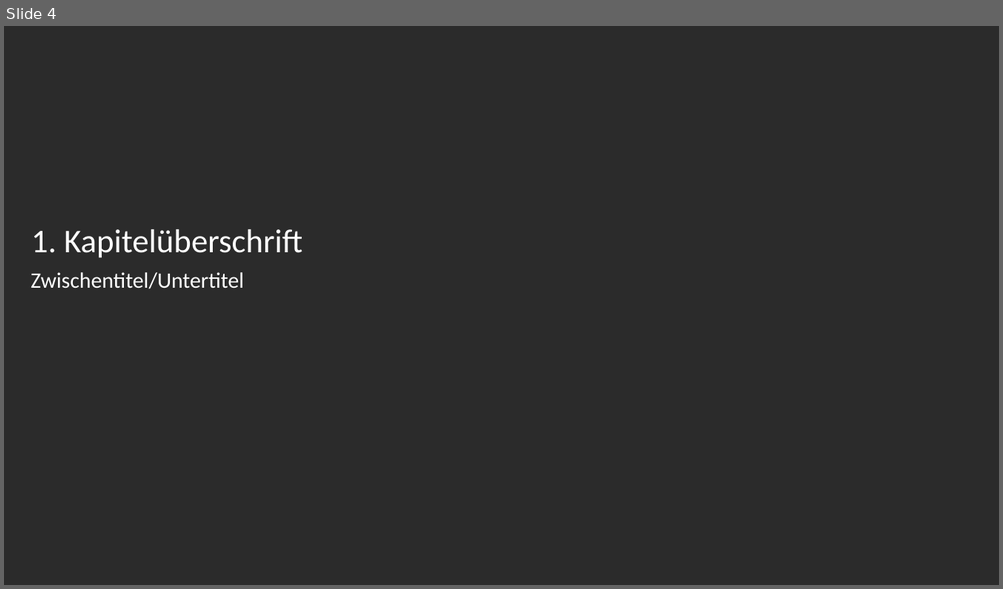
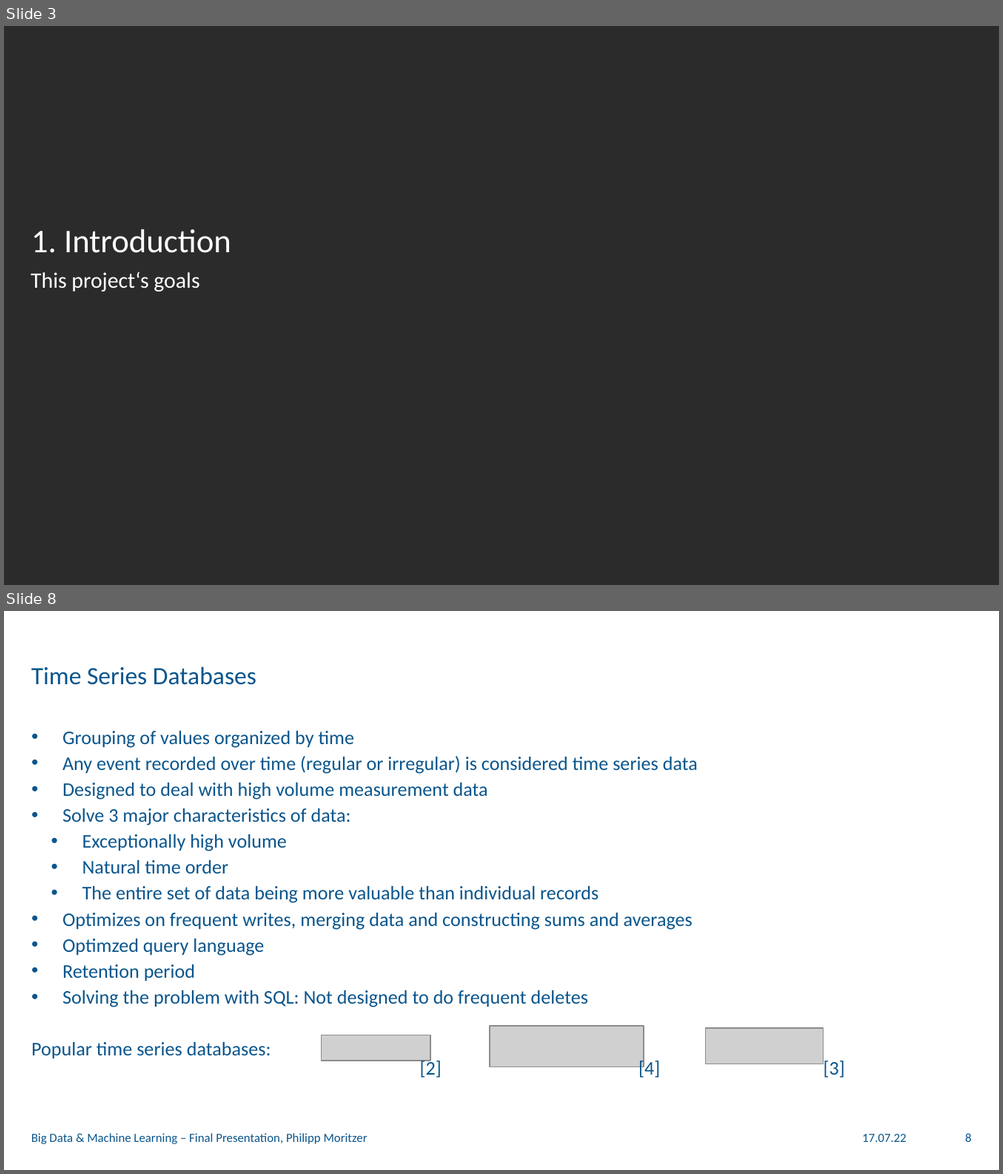
Before and after one commit to philippmoritzer/bd-ml-project, a slide deck: docs/presentation.pptx. Shown one above the other, each under a label of ours: slide 4 before the commit, slides 3 and 8 after it; the slides between them are not shown. The pictures are 1003x589 and 1003x1174 pixels, drawn with LibreOffice and Linux fonts; fonts in the diff are those of the drawing; grey boxes stand for pictures; background and template pictures are left out; a plain dark background stands for a picture behind light text. Boxes give left, top, right and bottom in pixels: in the first picture for what was removed or moved away, otherwise in the second. Text is boxed around its words. In the diff, an @@ line names an element or a change of style, - is before the commit and + after.

Commit message:
spelling

```diff
--- a/docs/presentation.pptx
+++ b/docs/presentation.pptx
@@ slide 8 added at (4,611,999,1170), background picture (left out) @@
@@ title added at (31,667,256,685), 18 pt, text #0A558C @@
+Time Series Databases
@@ text added at (31,731,697,1059), 14 pt, text #0A558C @@
+• Grouping of values organized by time
+• Any event recorded over time (regular or irregular) is considered time series data
+• Designed to deal with high volume measurement data
+• Solve 3 major characteristics of data:
+  • Exceptionally high volume
+  • Natural time order
+  • The entire set of data being more valuable than individual records
+• Optimizes on frequent writes, merging data and constructing sums and averages
+• Optimzed query language
+• Retention period
+• Solving the problem with SQL: Not designed to do frequent deletes
+Popular time series databases:
@@ picture added at (489,1025,643,1067) @@
@@ picture added at (706,1028,822,1065) @@
@@ picture added at (321,1036,431,1062) @@
@@ text added at (420,1059,441,1078), 14 pt, text #0A558C @@
+[2]
@@ text added at (638,1059,660,1078), 14 pt, text #0A558C @@
+[4]
@@ text added at (823,1061,845,1078), 14 pt, text #0A558C @@
+[3]
@@ text added at (31,1133,367,1145), 9 pt, text #0A558C @@
+Big Data & Machine Learning – Final Presentation, Philipp Moritzer
@@ text added at (862,1134,906,1142), 9 pt, text #0A558C @@
+17.07.22
@@ page number added at (965,1133,971,1142), 9 pt, text #0A558C @@
+8
@@ what was slide 4 is now slide 3 @@
@@ slide 3 changed as well @@
@@ title at (31,230,231,253): text changed @@
-1. Kapitelüberschrift
+1. Introduction
@@ text at (31,272,199,292): text changed @@
-Zwischentitel/Untertitel
+This project‘s goals
```
Also in this commit, not shown: 13 other slides changed, 19 other slides added, 11 slides removed.
